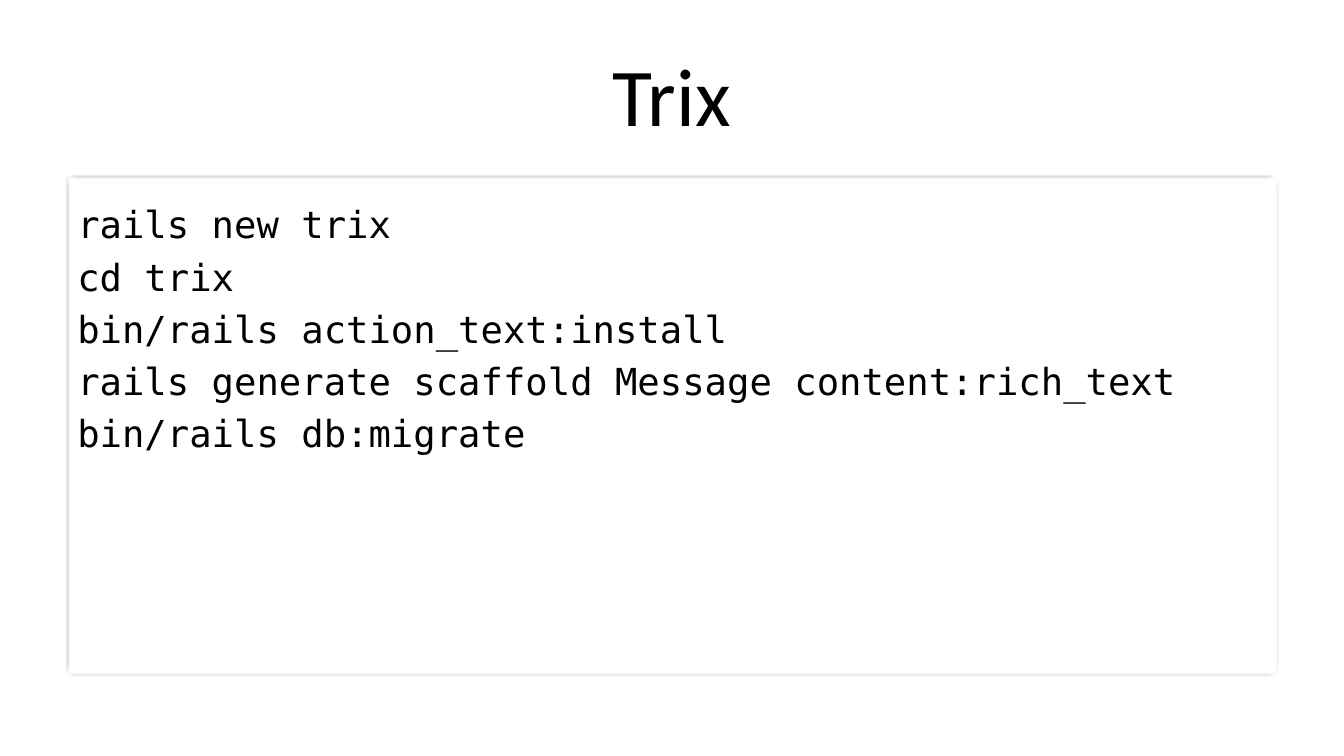
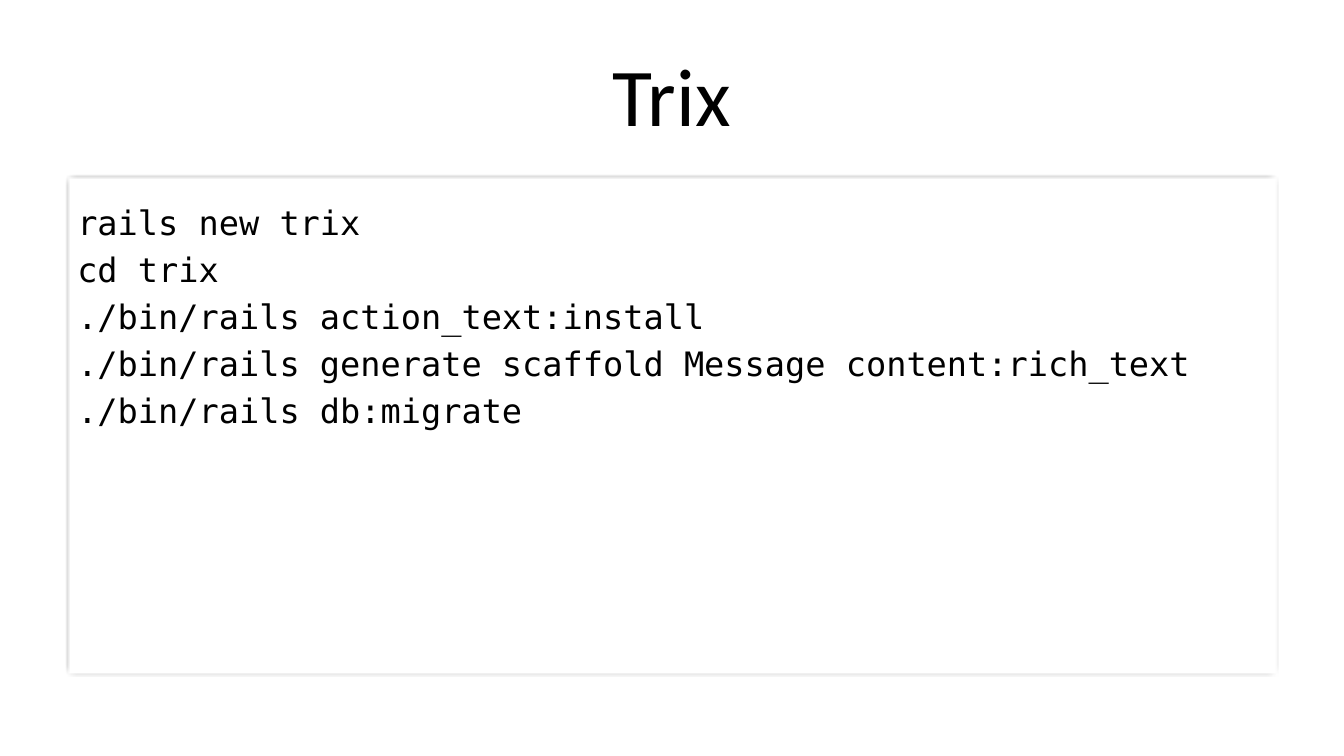
Before and after one commit to drb80/WebAppDev, a slide deck: slide 21 of Slides/Chapter04.pptx. Drawn at 1344x756 pixels with LibreOffice and Linux fonts; fonts in the diff are those of the drawing; background and template pictures are left out. Boxes give left, top, right and bottom in pixels: in the first picture for what was removed or moved away, otherwise in the second. Text is boxed around its words. In the diff, an @@ line names an element or a change of style, - is before the commit and + after.

```diff
--- a/Slides/Chapter04.pptx
+++ b/Slides/Chapter04.pptx
@@ text at bbox=[77, 209, 361, 283]: size 26.7 to 24 pt in "rails new trix", "cd trix" @@
@@ text at bbox=[77, 303, 1190, 430]: text changed; size 26.7 to 24 pt @@
-bin/rails action_text:install
-rails generate scaffold Message content:rich_text
-bin/rails db:migrate
+./bin/rails action_text:install
+./bin/rails generate scaffold Message content:rich_text
+./bin/rails db:migrate
```
Also in this commit, not shown: 1 slide removed, 4 other files.
